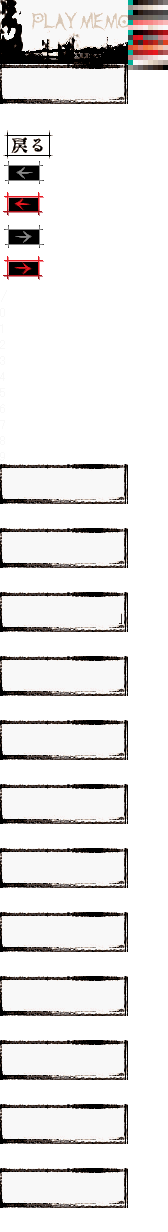
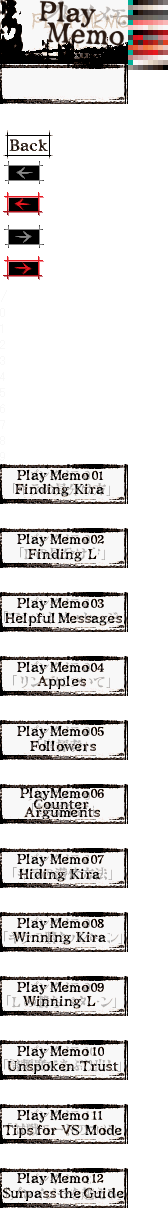
Layer changes from the first (168, 1232) image to the second:
added layer "Pasted Layer" above "Pasted Layer #1" over [9,137,48,153]
added layer "Pasted Layer #1" above "Play ..." over [1,469,124,1201]
added layer "Play ..." above "Layer 1" over [38,0,125,46]
"Layer 1": opacity 100% → 72% over [2,0,128,1200]
painted on "Layer 0" over [4,135,48,153]
